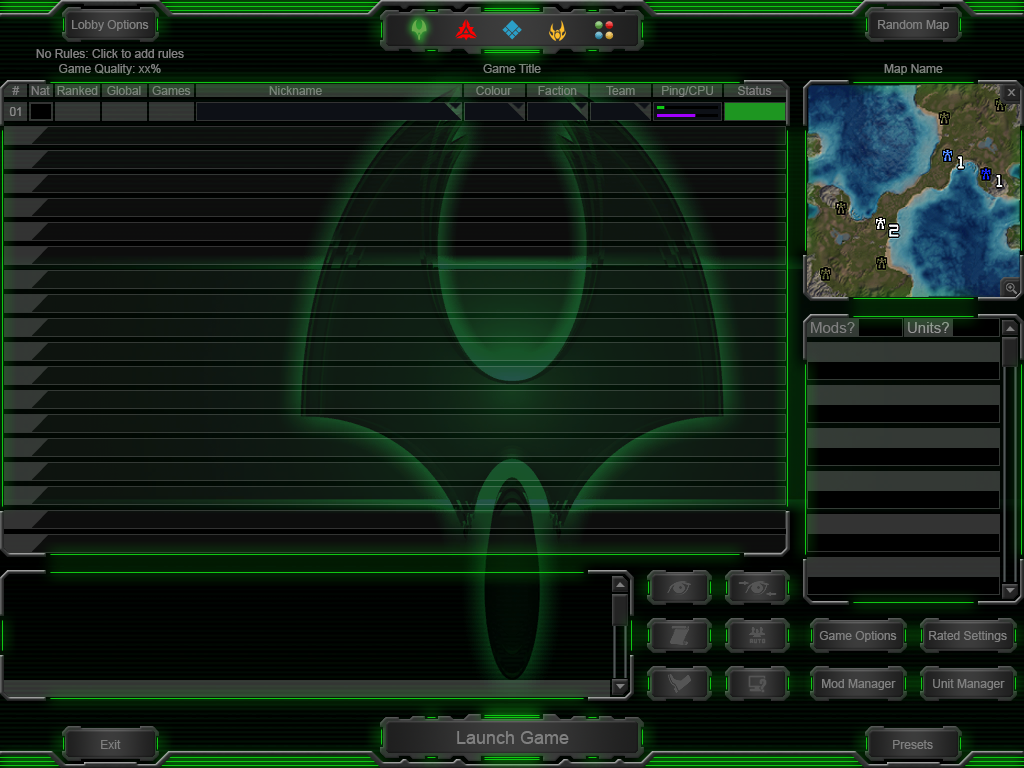
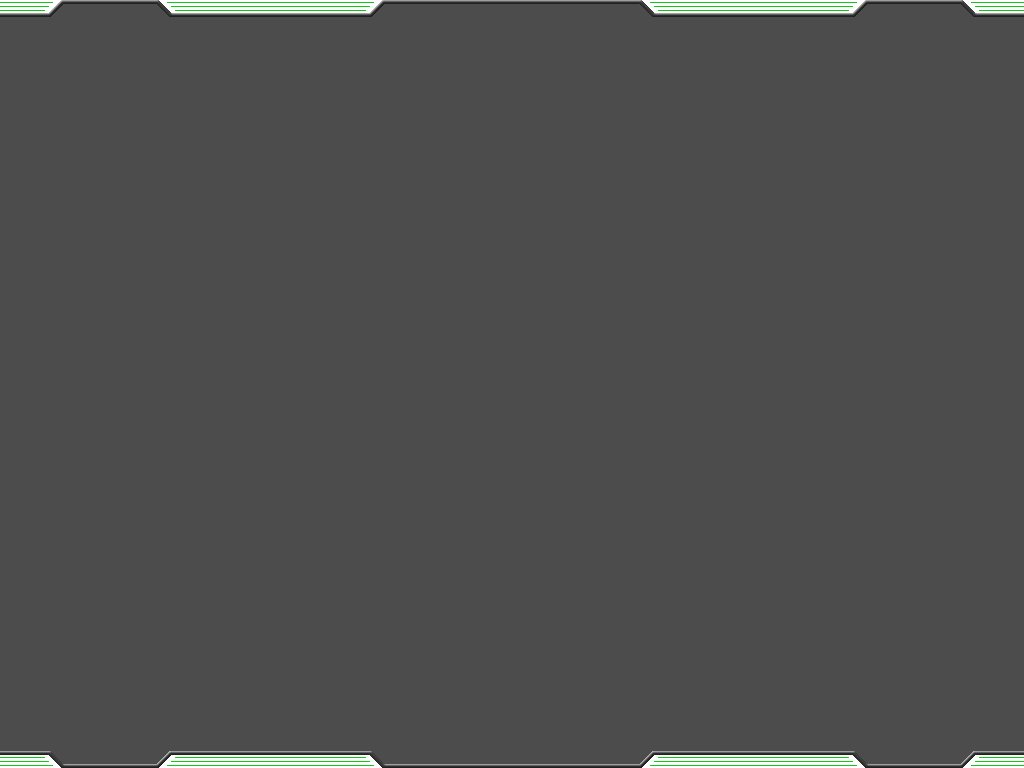
Revision of a layered 1024 x 768 image; what changed, layer by layer:
hid group "Buttons" (28 layers) over [46, 0, 1024, 768]
painted on "Line" over [0, 0, 1024, 768]
hid "Game Options Box" (1st of 2, in "Lasers") over [805, 316, 1022, 603]
hid "Player Slots Box" (1st of 2, in "Lasers") over [2, 82, 788, 555]
hid "Map Box" (1st of 2, in "Lasers") over [805, 82, 1022, 299]
hid "Chat Box" (1st of 2, in "Lasers") over [2, 572, 632, 699]
painted on "Border" over [45, 2, 979, 766]
hid group "Exit Microbutton" (5 layers) over [1000, 84, 1020, 104]
hid group "Map Zoom button" (7 layers) over [1000, 277, 1020, 297]
hid group "Surface Text" (4 layers) over [36, 49, 943, 75]
hid group "Container Boxes" (20 layers) over [0, 80, 1024, 701]
hid group "Player Slots" (43 layers) over [4, 84, 786, 553]
hid group "Chat Scroller" (15 layers) over [612, 576, 628, 695]
hid "Chat Bar" over [4, 680, 610, 697]
hid group "Game Options Panel" (25 layers) over [807, 318, 1018, 599]
hid "Map Preview" over [807, 84, 1020, 297]
painted on "Black Background" over [0, 0, 1024, 768]
hid "Background" over [0, 0, 1024, 768]
